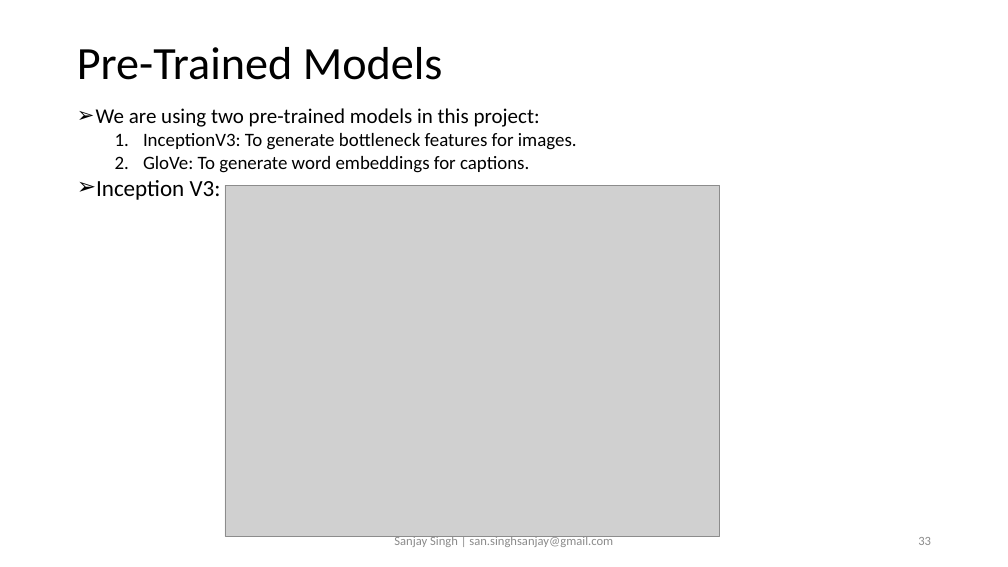
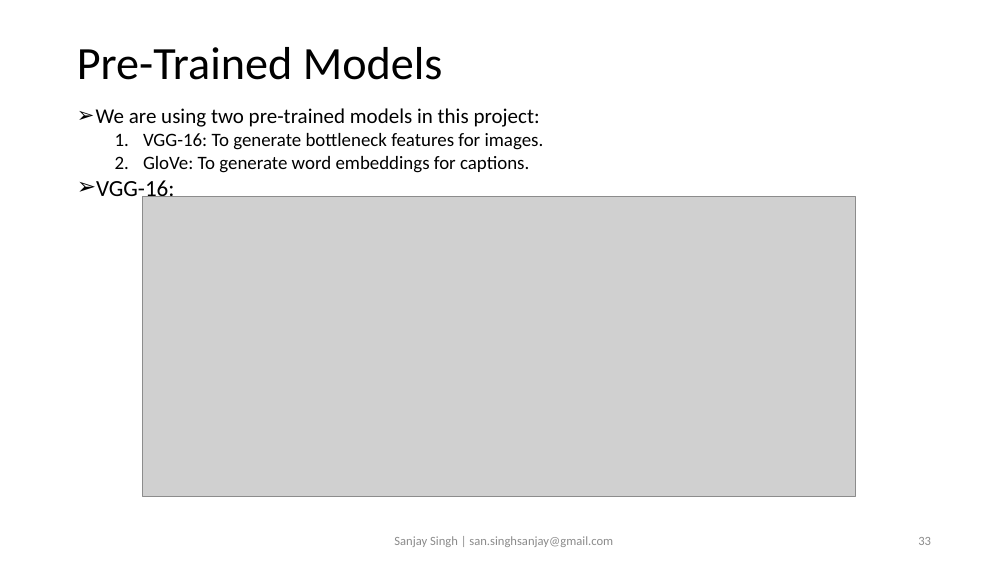
Before and after one commit to sansinghsanjay/Flickr8k_ImageCaptioning_AttentionMechanism, a slide deck: slide 33 of readme.pptx. Drawn at 1008x567 pixels with LibreOffice and Linux fonts; fonts in the diff are those of the drawing; grey boxes stand for pictures. Boxes give left, top, right and bottom in pixels: in the first picture for what was removed or moved away, otherwise in the second. Text is boxed around its words. In the diff, an @@ line names an element or a change of style, - is before the commit and + after.

```diff
--- a/readme.pptx
+++ b/readme.pptx
@@ text at (143, 133, 544, 150): text changed @@
-  1. InceptionV3: To generate bottleneck features for images.
+  1. VGG-16: To generate bottleneck features for images.
@@ text at (96, 180, 174, 202): text changed @@
-➢ Inception V3:
+➢ VGG-16:
@@ picture: place and size @@
-picture at (225, 185, 721, 537)
+picture at (143, 197, 856, 496)
```
Also in this commit, not shown: 10 other slides changed, 19 other files.
